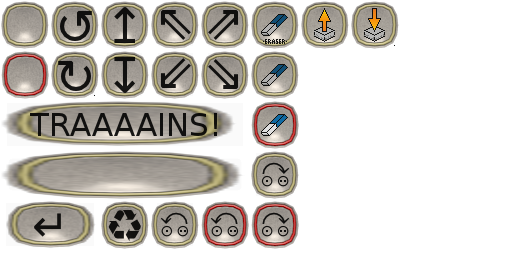
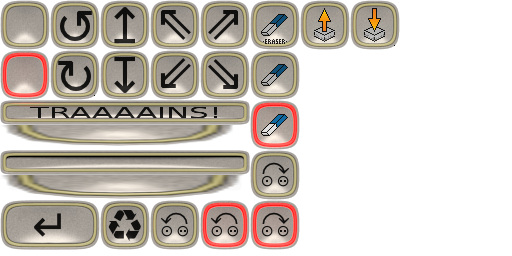
Two versions of the same layered image (512x256). Layer-by-layer changes:
"Clipboard copy#1": opacity 100% → 9%, moved it above "Background", painted on it over (10, 1, 389, 247)
painted on "Background" over (7, 102, 243, 146)
removed layer "Clipboard#4" over (251, 201, 299, 249)
removed layer "Clipboard#3" over (201, 201, 249, 249)
removed layer "Clipboard#2" over (251, 101, 299, 149)
removed layer "Clipboard#1" over (1, 51, 49, 99)
removed layer "Clipboard copy#15" over (6, 201, 97, 249)
removed layer "Clipboard copy#17" over (1, 101, 238, 146)
removed layer "Clipboard copy#16" over (1, 151, 245, 175)
removed layer "Clipboard copy#14" over (101, 201, 149, 249)
removed layer "Clipboard copy#13" over (151, 201, 199, 249)
removed layer "Clipboard copy#12" over (251, 151, 299, 199)
removed layer "Clipboard copy#11" over (51, 51, 99, 99)
removed layer "Clipboard copy#10" over (101, 51, 149, 99)
removed layer "Clipboard copy#9" over (151, 51, 199, 99)
removed layer "Clipboard copy#8" over (201, 51, 249, 99)
removed layer "Clipboard copy#7" over (251, 51, 299, 99)
removed layer "Clipboard copy#6" over (351, 1, 399, 49)
removed layer "Clipboard copy#5" over (301, 1, 349, 49)
removed layer "Clipboard copy#4" over (251, 1, 299, 49)
removed layer "Clipboard copy#3" over (201, 1, 249, 49)
removed layer "Clipboard copy#2" over (151, 1, 199, 49)
painted on "Clipboard copy" over (0, 0, 400, 250)
removed layer "Clipboard" over (1, 1, 49, 49)
